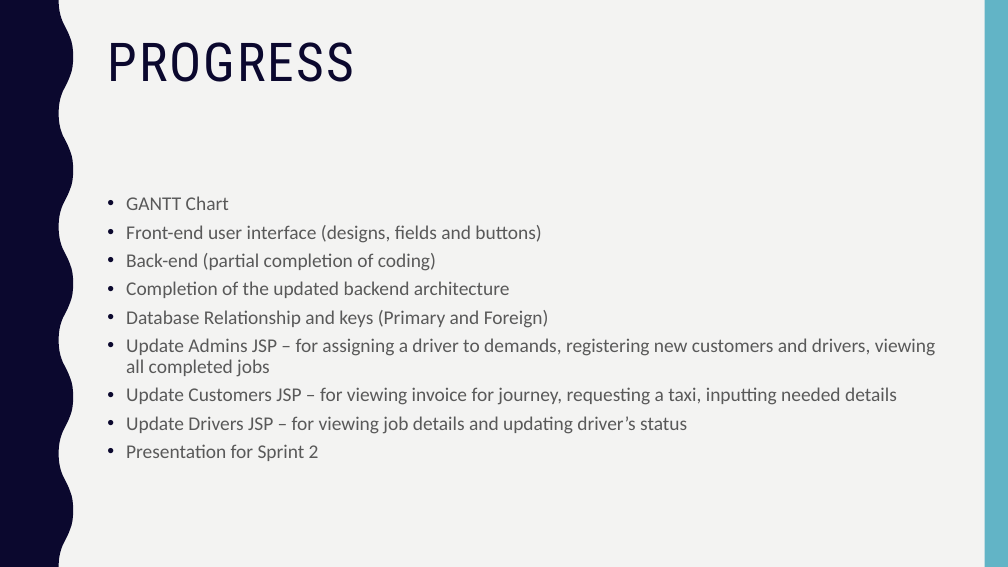
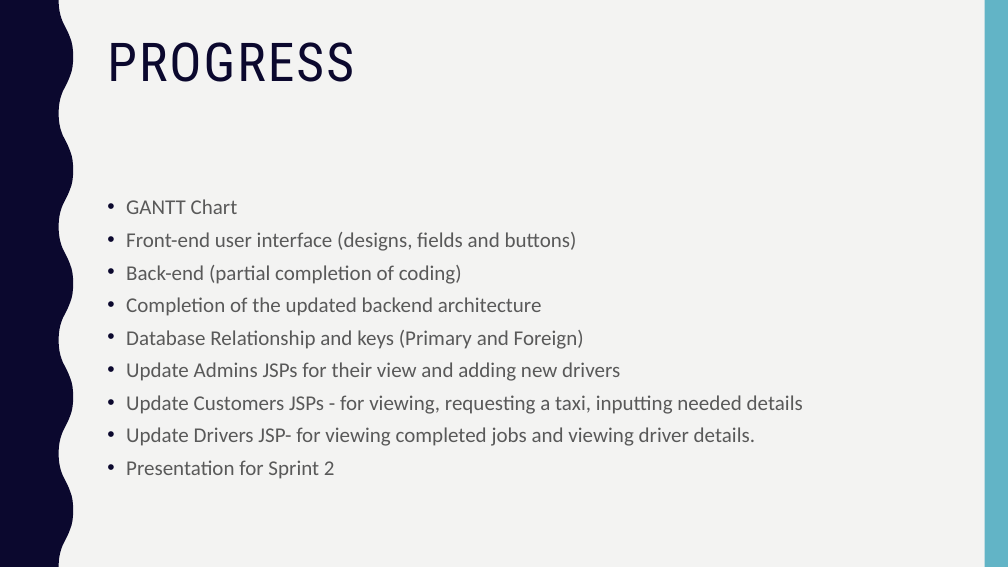
Before and after one commit to george98788/Enterprise-systems-development, a slide deck: slide 2 of Sprint2/Group 10 Sprint_2.pptx. Drawn at 1008x567 pixels with LibreOffice and Linux fonts; fonts in the diff are those of the drawing. Boxes give left, top, right and bottom in pixels: in the first picture for what was removed or moved away, otherwise in the second. Text is boxed around its words. In the diff, an @@ line names an element or a change of style, - is before the commit and + after.

```diff
--- a/Sprint2/Group 10 Sprint_2.pptx
+++ b/Sprint2/Group 10 Sprint_2.pptx
@@ text at [126,199,584,479]: size 18.5 to 20 pt in "GANTT Chart", "Front-end user interface (designs, fields and buttons)", "Back-end (partial completion of coding)", "Completion of the updated backend architecture" and 2 more places; line spacing 0.9 to 1 @@
@@ text at [126,362,803,446]: text changed; size 18.5 to 20 pt @@
-• Update Admins JSP – for assigning a driver to demands, registering new customers and drivers, viewing all completed jobs
-• Update Customers JSP – for viewing invoice for journey, requesting a taxi, inputting needed details
-• Update Drivers JSP – for viewing job details and updating driver’s status
+• Update Admins JSPs for their view and adding new drivers
+• Update Customers JSPs - for viewing, requesting a taxi, inputting needed details
+• Update Drivers JSP- for viewing completed jobs and viewing driver details.
```
Also in this commit, not shown: 2 other slides changed, 3 slides added, 1 slide removed.
